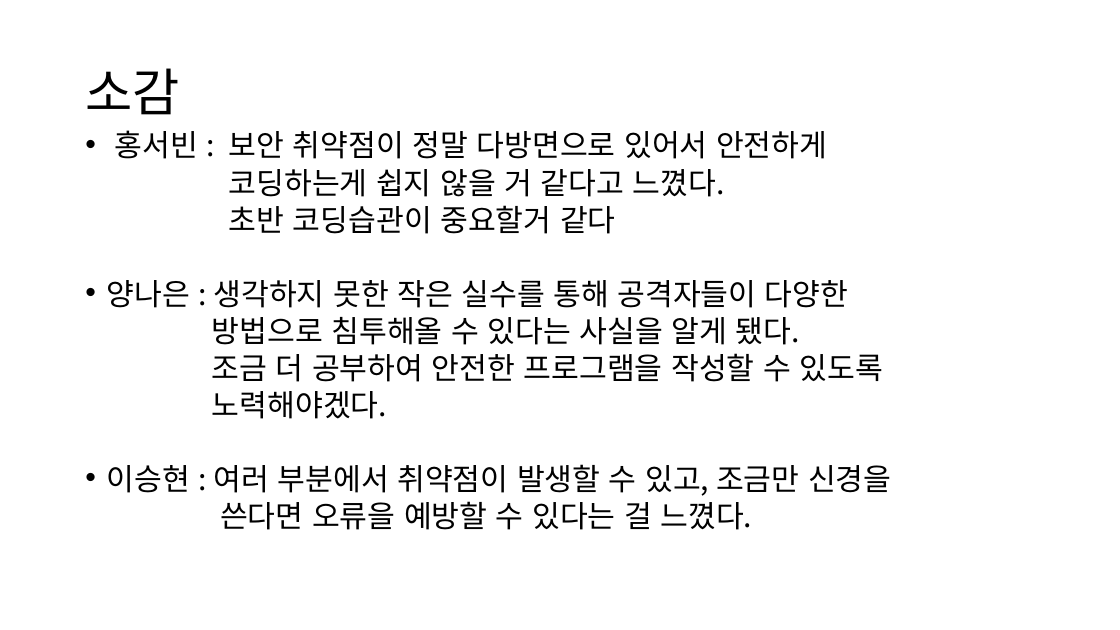
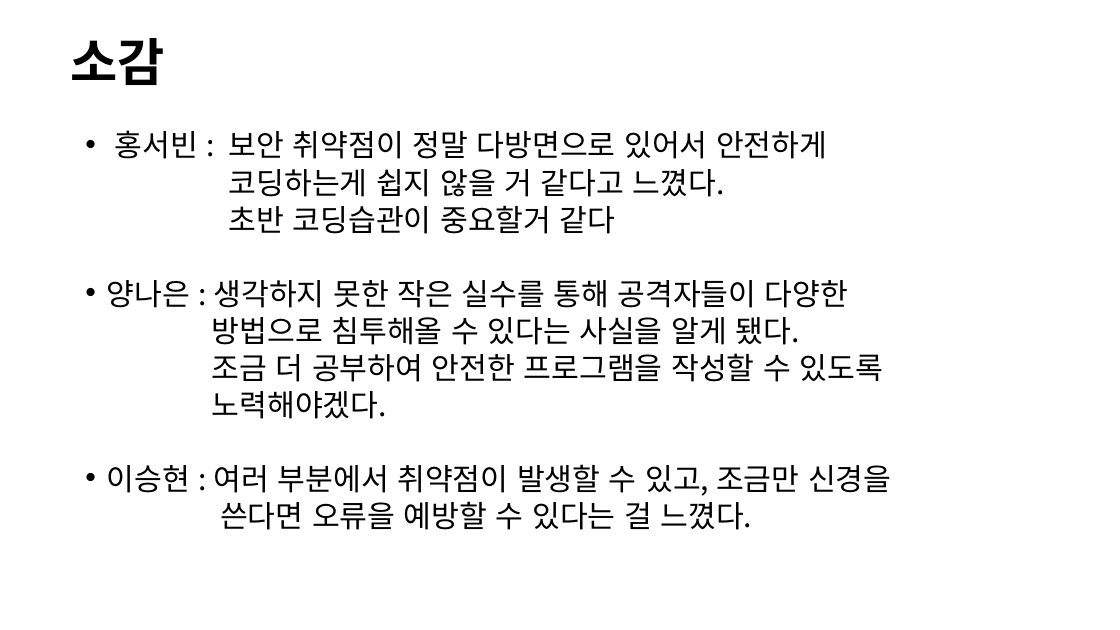
Before and after one commit to Klaxon9718/YUHAN_-security, a slide deck: slide 11 of 발표자료/Secure Coding 발표자료.pptx. Drawn at 1120x630 pixels with LibreOffice and Linux fonts; fonts in the diff are those of the drawing. Boxes give left, top, right and bottom in pixels: in the first picture for what was removed or moved away, otherwise in the second. Text is boxed around its words. In the diff, an @@ line names an element or a change of style, - is before the commit and + after.

Commit message:
modified

```diff
--- a/발표자료/Secure Coding 발표자료.pptx
+++ b/발표자료/Secure Coding 발표자료.pptx
@@ title "소감": place and size @@
-title "소감" at box(85, 68, 179, 115)
+title "소감" at box(70, 38, 164, 85)
@@ title "소감" at box(70, 38, 164, 85): bold on @@
```
Also in this commit, not shown: 1 other slide changed.
